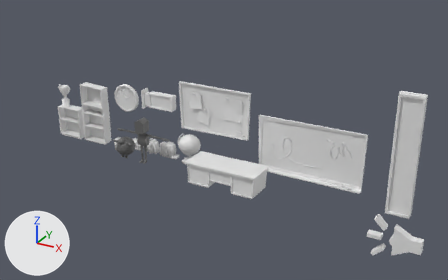
One commit to the Blender file SourceArt/Models/PropFactory.blend: the scene before it, then after it.
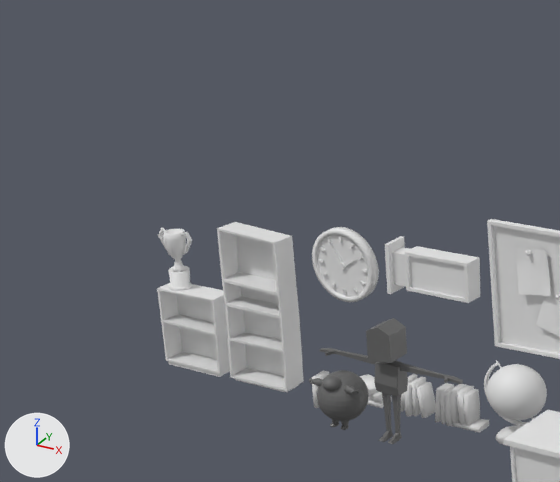
Old and new are each drawn whole from a camera (50 mm lens) standing at (9.27, -20.86, 11.8) and looking at (-1.83, -0.67, 1.71) and again close up on the part from 0% to 46% of the width and 0% to 63% of the height. The lights are fixed; the arrows at lower left show +X, +Y and +Z.

Objects in the first close-up: 'Books', 'Books.001', 'Clock', 'Default_Kid', 'ExitSign', 'NoticeBoard', 'Prop_Globe', 'Prop_ShelvesUnit', 'Prop_ShelvesUnit.001', 'Teacher', 'TeachersDesk', 'Trophee'.
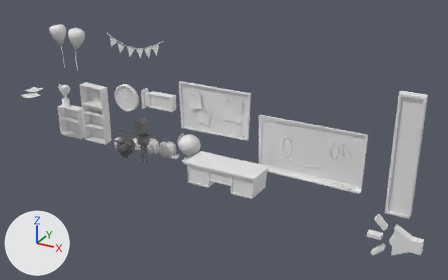
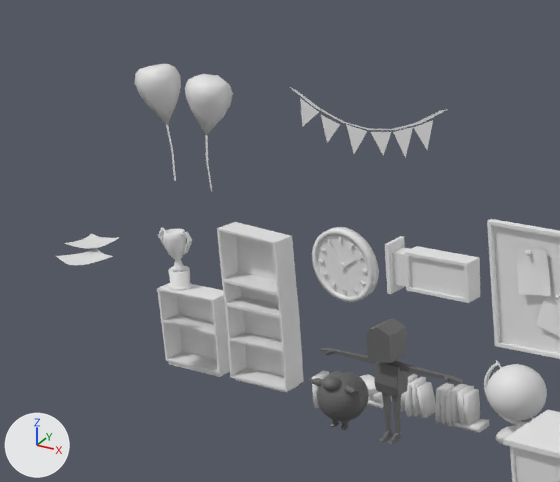
Location of each change, [x1, y1, x2, y2] in pixels of the close-ups (560 x 482 px):
'baloon2', added: after [185, 74, 233, 191]
'balloon1', added: after [135, 64, 181, 181]
'Deco1', added: after [291, 88, 448, 158]
'NoticeBoard.001', added: after [56, 233, 120, 265]

The change, as a list of edits to the scene's bpy script:
```text
Add me_cube_018:
    me_cube_018.from_pydata(...)  # 162 vertices, 128 faces; spans x -0.544..0.591, y -0.732..0.69, z -0.035..0.07
    me_cube_018.polygons.foreach_set('use_smooth', [True] * 128)
Add me_cube_017:
    me_cube_017.from_pydata(...)  # 36 vertices, 32 faces; spans x -0.39..0.38, y -0.55..0.18, z -1.42..0.52
Add me_cube_014:
    me_cube_014.from_pydata(...)  # 36 vertices, 32 faces; spans x -0.33..0.38, y -0.55..0.18, z -1.46..0.52
Add me_cube_013:
    me_cube_013.from_pydata(...)  # 32 vertices, 12 faces; spans x -1.49..1.57, y 0.0, z -0.46..0.51
Add ob_noticeboard_001:
    ob_noticeboard_001 = bpy.data.objects.new('NoticeBoard.001', me_cube_018)
    ob_noticeboard_001.location = (-10.87, -1.97, 2.61)
Add ob_balloon1:
    ob_balloon1 = bpy.data.objects.new('balloon1', me_cube_017)
    ob_balloon1.location = (-10.62, 0.01, 4.81)
    ob_balloon1.rotation_euler = (0.0, -0.33, 0.0)  # degrees (0, -19, 0)
Add ob_baloon2:
    ob_baloon2 = bpy.data.objects.new('baloon2', me_cube_014)
    ob_baloon2.location = (-9.62, 0.01, 4.73)
Add ob_deco1:
    ob_deco1 = bpy.data.objects.new('Deco1', me_cube_013)
    ob_deco1.location = (-6.58, 0.01, 4.73)
```
